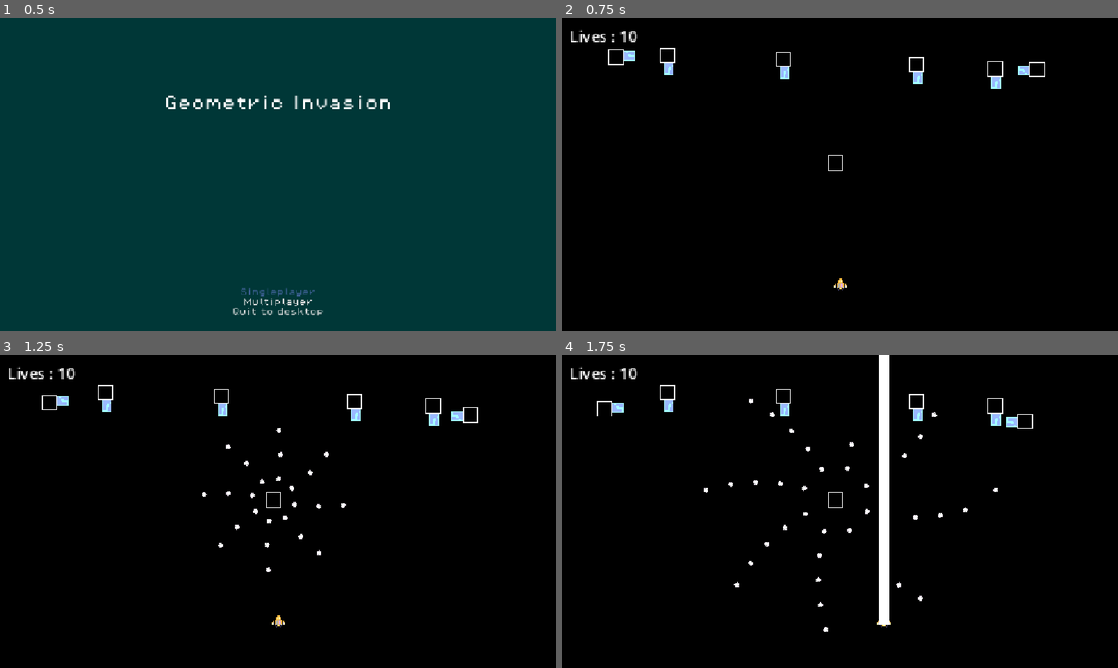
Above: before the commit, frames 1-4 (two rows, left to right).
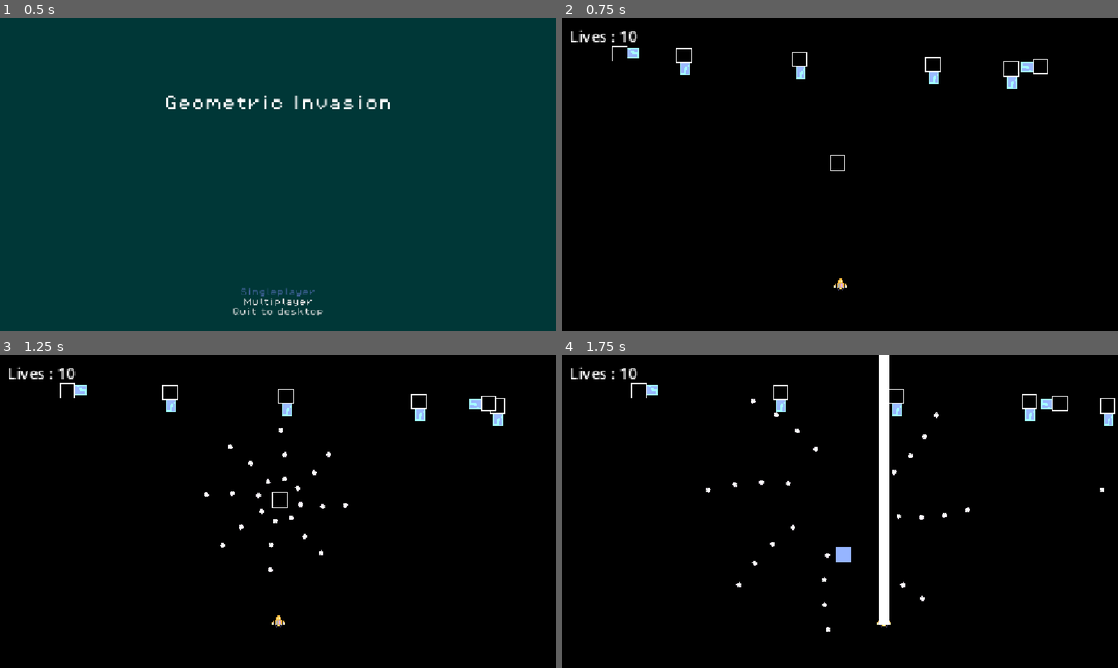
Above: after the commit, the same moments.

Repository: Draftier/Geometric-Invasion-CSS-497
Game: Godot game, scene res://scenes/UI/main_menu.tscn
The game is run twice, just before and just after one commit, with the same random seed, the same clock (stepped at 60 frames per second) and the same inputs.
Inputs:
- Up to frame 1 (0.5 s): no input
- Up to frame 2 (0.75 s): click "Singleplayer" at 0.5 s
- Up to frame 3 (1.25 s): no input
- Up to frame 4 (1.75 s): hold Right (right) from 1.28 s (still down); tap X (ability) at 1.35 s

Frame 1 is identical in both runs. In frame 2, 1.1% of the frame differs, in the area x 8-88%, y 8-49%; in frame 3, 1.7%; in frame 4, 1.9%, in the area x 6-100%, y 8-89%.

Commit message:
Started work on making enemy movement event based, currently bug with target position being incorrectly calculated

Diff:
--- /dev/null
+++ b/geometric-invasion/resources/events/test_movement_data.tres
@@ -0,0 +1,11 @@
+[gd_resource type="Resource" script_class="EnemyMovementData" format=3 uid="uid://ga4xkpr5vuh7"]
+
+[ext_resource type="Script" uid="uid://thlx0gtur2d4" path="res://scripts/enemy/enemy_movement_data.gd" id="1_3wsdb"]
+
+[resource]
+script = ExtResource("1_3wsdb")
+movement_dict = Dictionary[String, float]({
+"right": 0.3,
+"up": 0.3
+})
+metadata/_custom_type_script = "uid://thlx0gtur2d4"
--- a/geometric-invasion/scenes/Enemy/enemy.tscn
+++ b/geometric-invasion/scenes/Enemy/enemy.tscn
@@ -4,6 +4,7 @@
 [ext_resource type="Texture2D" uid="uid://dtb2vka5e01d3" path="res://assets/sprites/enemy.png" id="1_7p1mj"]
 [ext_resource type="Shader" uid="uid://cqv7cjdn8x0b5" path="res://shaders/flash.tres" id="2_4ra3w"]
 [ext_resource type="PackedScene" uid="uid://dea3ckmfpjcym" path="res://scenes/Ability/ability_pickup.tscn" id="2_ixhtt"]
+[ext_resource type="Resource" uid="uid://ga4xkpr5vuh7" path="res://resources/events/test_movement_data.tres" id="2_wfr8x"]
 [ext_resource type="Texture2D" uid="uid://du835wqb2j21b" path="res://assets/sprites/bitmap.png" id="4_5uy6h"]
 [ext_resource type="Script" uid="uid://12171bvbqp8w" path="res://scripts/hurt_and_hit_box/hurtbox.gd" id="4_grfqg"]
 [ext_resource type="Script" uid="uid://dhan5ja6q4fjx" path="res://scripts/hurt_and_hit_box/hitbox.gd" id="5_eacat"]
@@ -20,6 +21,7 @@
 [node name="Enemy" type="Node2D" unique_id=682992089 groups=["enemy"]]
 position = Vector2(507, 227)
 script = ExtResource("1_5uy6h")
+movement_events = ExtResource("2_wfr8x")
 speed = 100
 direction = "down"
 equation = "sin"
--- a/geometric-invasion/scripts/enemy/base_enemy.gd
+++ b/geometric-invasion/scripts/enemy/base_enemy.gd
@@ -8,6 +8,11 @@
 
 # Temp death signal for playatest
 signal death
+signal movement_finished
+
+# Movement and attack resources that enemies will utilize
+@export var movement_events : EnemyMovementData
+@export var attack_events : EnemyAttackData
 
 # Initialize the shoot timer and rotater at ready
 # @onready var free_timer = $FreeTimer
@@ -28,25 +33,35 @@
 var direction_vector
 var time : float = 0.0
 var is_dead : bool = false
+var screen : Vector2 = get_viewport_rect().size
+var target_pos : Vector2
 
 func _ready() -> void:
-	# Initialize the direction based on inspector values
-	if direction == "right":
-		direction_vector = Vector2.RIGHT
-	elif direction == "left":
-		direction_vector = Vector2.LEFT
-	elif direction == "up":
-		direction_vector = Vector2.UP
-	elif direction == "down":
-		direction_vector = Vector2.DOWN
-	else:
-		direction_vector = Vector2.ZERO
+	## Initialize the direction based on inspector values
+	#if direction == "right":
+		#direction_vector = Vector2.RIGHT
+	#elif direction == "left":
+		#direction_vector = Vector2.LEFT
+	#elif direction == "up":
+		#direction_vector = Vector2.UP
+	#elif direction == "down":
+		#direction_vector = Vector2.DOWN
+	#else:
+		#direction_vector = Vector2.ZERO
+	# Figure out the current direction and distance by reading movement event
+	execute_movement_events()
+	pass
 
 func _process(delta: float) -> void:
 	# Store current time for possible function calculations
 	time += delta
+
 	# Move the enemy
-	move_body(delta)
+	global_position += direction_vector * speed * delta
+	print(global_position)
+	if  global_position == target_pos:
+		print("reached pos")
+		movement_finished.emit()
 
 
 # Function to calculate health and hit upon getting hit by player bullet
@@ -102,3 +117,34 @@
 func _on_visible_on_screen_notifier_2d_screen_exited() -> void:
 	death.emit()
 	queue_free()
+
+func execute_movement_events() -> void:
+	for i in movement_events.movement_dict:
+		#distance_to_move = movement_events[i] * screen_size
+			# Initialize the direction based on inspector values
+		if i == "right" or i == "left":
+			distance_to_move = movement_events.movement_dict[i] * screen.x
+			if i == "right":
+				direction_vector = Vector2.RIGHT
+			elif i == "left":
+				direction_vector = Vector2.LEFT
+		elif i == "up" or i == "down":
+			distance_to_move = movement_events.movement_dict[i] * screen.y
+			if i == "up":
+				direction_vector = Vector2.UP
+			elif i == "down":
+				direction_vector = Vector2.DOWN
+		else:
+			direction_vector = Vector2.ZERO
+		target_pos = self.position + direction_vector.normalized() * distance_to_move
+		# Variables to store initial direction and angle
+		var function_direction = direction_vector
+		var angle
+		if movement_events.function == "sin":
+			angle = sin(time * 1.5) * 50
+			function_direction = direction_vector.rotated(deg_to_rad(angle))
+		print(target_pos)
+		await movement_finished
+
+func leave_screen() -> void:
+	pass
--- /dev/null
+++ b/geometric-invasion/scripts/enemy/enemy_attack_data.gd
@@ -0,0 +1,2 @@
+extends Resource
+class_name EnemyAttackData
--- /dev/null
+++ b/geometric-invasion/scripts/enemy/enemy_movement_data.gd
@@ -0,0 +1,11 @@
+extends Resource
+class_name EnemyMovementData
+
+# Dictionary that stores movement string and distance to travel
+@export var movement_dict : Dictionary[String, float] = {}
+
+# String that stores what function the enemy will path the distance with
+@export var function : String
+
+# Var to check if we want movement to loop
+@export var loop : bool
--- a/geometric-invasion/scripts/event/spawn_event_data.gd
+++ b/geometric-invasion/scripts/event/spawn_event_data.gd
@@ -5,3 +5,4 @@
 @export var spawner : int
 @export var number_of_times_to_spawn : int
 @export var time_between_spawns : float
+@export var time_to_occur : float
--- a/geometric-invasion/scripts/level_manager/level_manager.gd
+++ b/geometric-invasion/scripts/level_manager/level_manager.gd
@@ -22,9 +22,6 @@
 
 
 func _ready() -> void:
-	# Call to initialize pool
-	call_deferred("initialize_pool")
-
 	# Connect enemy death signals
 	for i in enemies:
 		i.connect("death", _on_enemy_death)
@@ -57,7 +54,7 @@
 		# Loop through events
 		for i in events.size():
 			# Check if event should occur and execute if it does
-			if events[i].time >= current_time as int:
+			if events[i].time_to_occur >= current_time as int:
 				execute_event(events[i])
 			event_index += 1
 
@@ -80,13 +77,13 @@
 	for i in spawners:
 		if i.id == event.spawner:
 			i.spawn(event)
-	print(event.time)
+	print(event.time_to_occur)
 	pass
 
 # To use custom sort to sort events I create a custom callable
 func sort_events_ascending(a : Spawn_Event, b : Spawn_Event) -> bool:
 	if a != null and b != null:
-		if a.time < b.time:
+		if a.time_to_occur < b.time_to_occur:
 			return true
 	return false
 
--- a/geometric-invasion/spawn_point.gd
+++ b/geometric-invasion/spawn_point.gd
@@ -10,7 +10,6 @@
 
 # Function to spawn enemies given a spawn event
 func spawn(event : Spawn_Event) -> void:
-
 	# For the number of times we want to spawn this set of enemies
 	for i in event.number_of_times_to_spawn:
 		# For each enemy
Renamed: geometric-invasion/scripts/event/test_spawn.tres -> geometric-invasion/resources/events/test_spawn.tres
Not shown, added: geometric-invasion/scripts/enemy/enemy_attack_data.gd.uid
Not shown, added: geometric-invasion/scripts/enemy/enemy_movement_data.gd.uid
